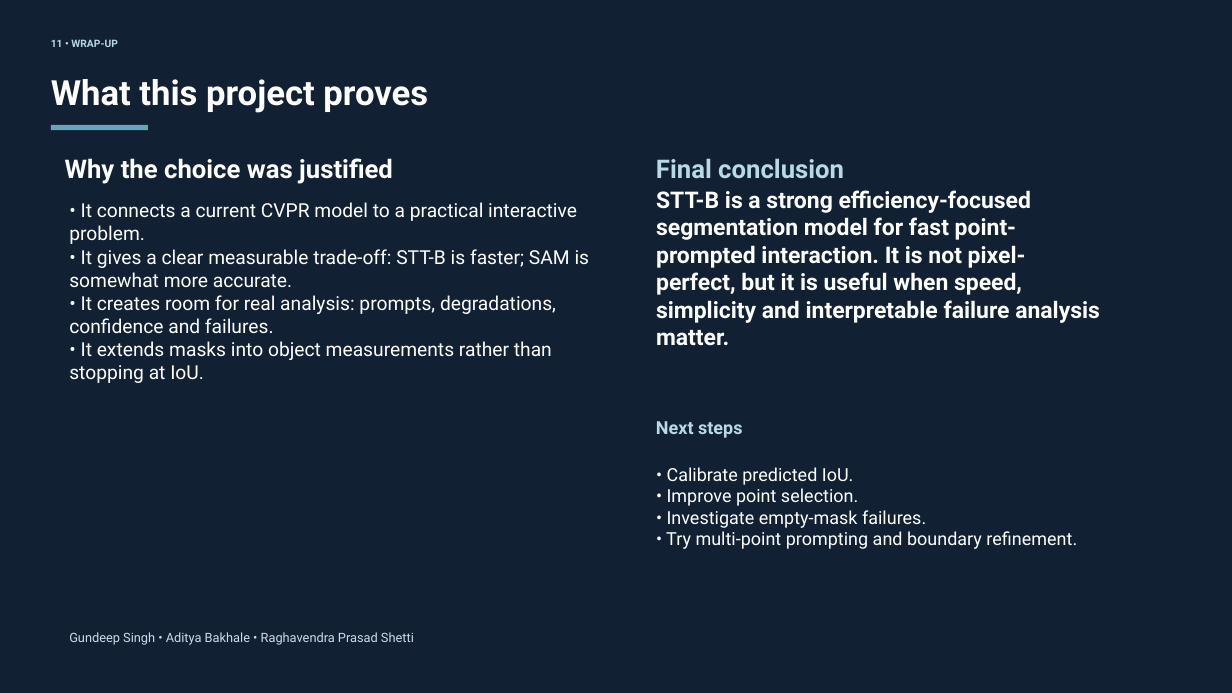
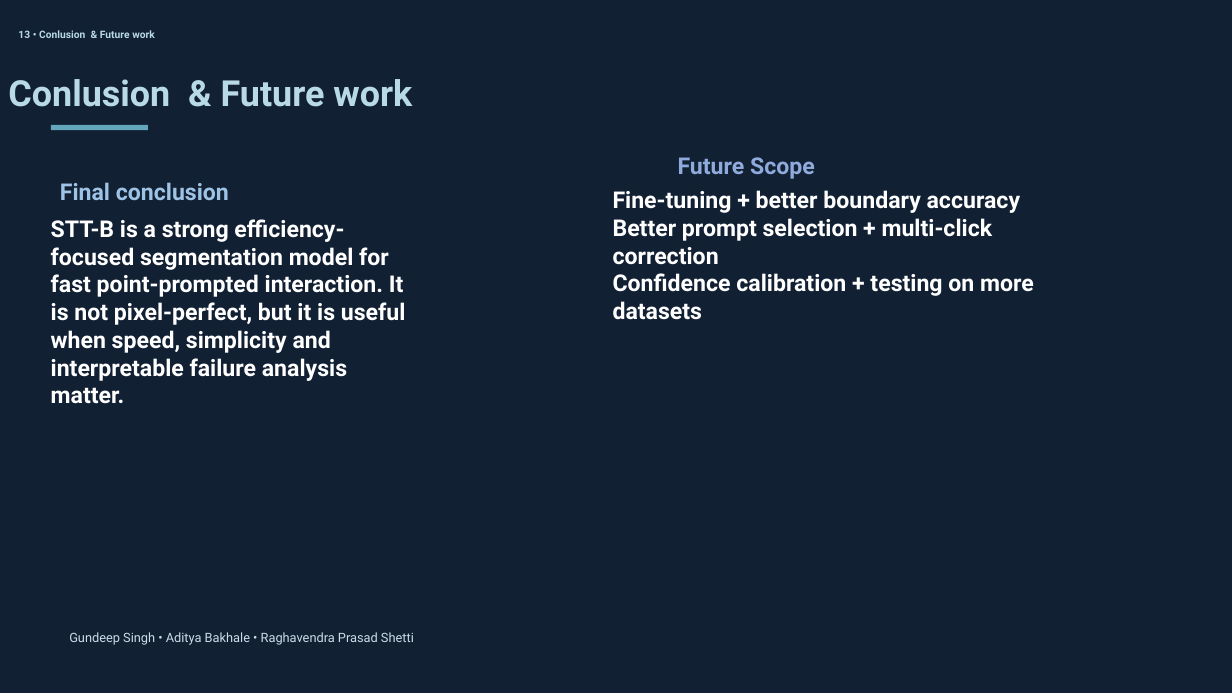
Before and after one commit to gundeeps247/cv_dl, a slide deck: slide 14 of presentation.pptx (slide 12 before the commit). Drawn at 1232x693 pixels with LibreOffice and Linux fonts; fonts in the diff are those of the drawing. Boxes give left, top, right and bottom in pixels: in the first picture for what was removed or moved away, otherwise in the second. Text is boxed around its words. In the diff, an @@ line names an element or a change of style, - is before the commit and + after.

```diff
--- a/presentation.pptx
+++ b/presentation.pptx
@@ text at [18, 30, 155, 38]: text changed @@
-11 • WRAP-UP
+13 • Conlusion & Future work
@@ text at [8, 79, 412, 107]: text changed; size 27 to 28 pt; text colour #FFFFFF to #B8D9E6 @@
-What this project proves
+Conlusion & Future work
@@ text "Final conclusion": place and size @@
-text "Final conclusion" at [656, 158, 844, 179]
+text "Final conclusion" at [60, 182, 229, 200]
@@ text "Final conclusion" at [60, 182, 229, 200]: size 20 to 18 pt, text colour #B8D9E6 to #9DC3E6; vertical alignment middle to top @@
@@ text removed at [65, 158, 393, 184] @@
-Why the choice was justified
@@ text added at [678, 157, 815, 179], 18 pt, text #8FAADC, bold @@
+Future Scope
@@ text removed at [69, 202, 590, 383] @@
-• It connects a current CVPR model to a practical interactive problem.
-• It gives a clear measurable trade-off: STT-B is faster; SAM is somewhat more accurate.
-• It creates room for real analysis: prompts, degradations, confidence and failures.
-• It extends masks into object measurements rather than stopping at IoU.
@@ text added at [613, 190, 1034, 320], 18 pt, text #FFFFFF, bold @@
+Fine-tuning + better boundary accuracy
+Better prompt selection + multi-click correction
+Confidence calibration + testing on more datasets
@@ text "STT-B is a strong efficiency-focused ...": place and size @@
-text "STT-B is a strong efficiency-focused ..." at [656, 190, 1100, 346]
+text "STT-B is a strong efficiency-focused ..." at [51, 219, 406, 381]
@@ text "STT-B is a strong efficiency-focused ..." at [51, 219, 406, 381]: size 17.9 to 18 pt; vertical alignment middle to top @@
@@ text removed at [656, 421, 742, 438] @@
-Next steps
@@ text removed at [666, 467, 1077, 549] @@
-• Calibrate predicted IoU.
-• Improve point selection.
-• Investigate empty-mask failures.
-• Try multi-point prompting and boundary refinement.
```
Also in this commit, not shown: 9 other slides changed, 2 slides added.
